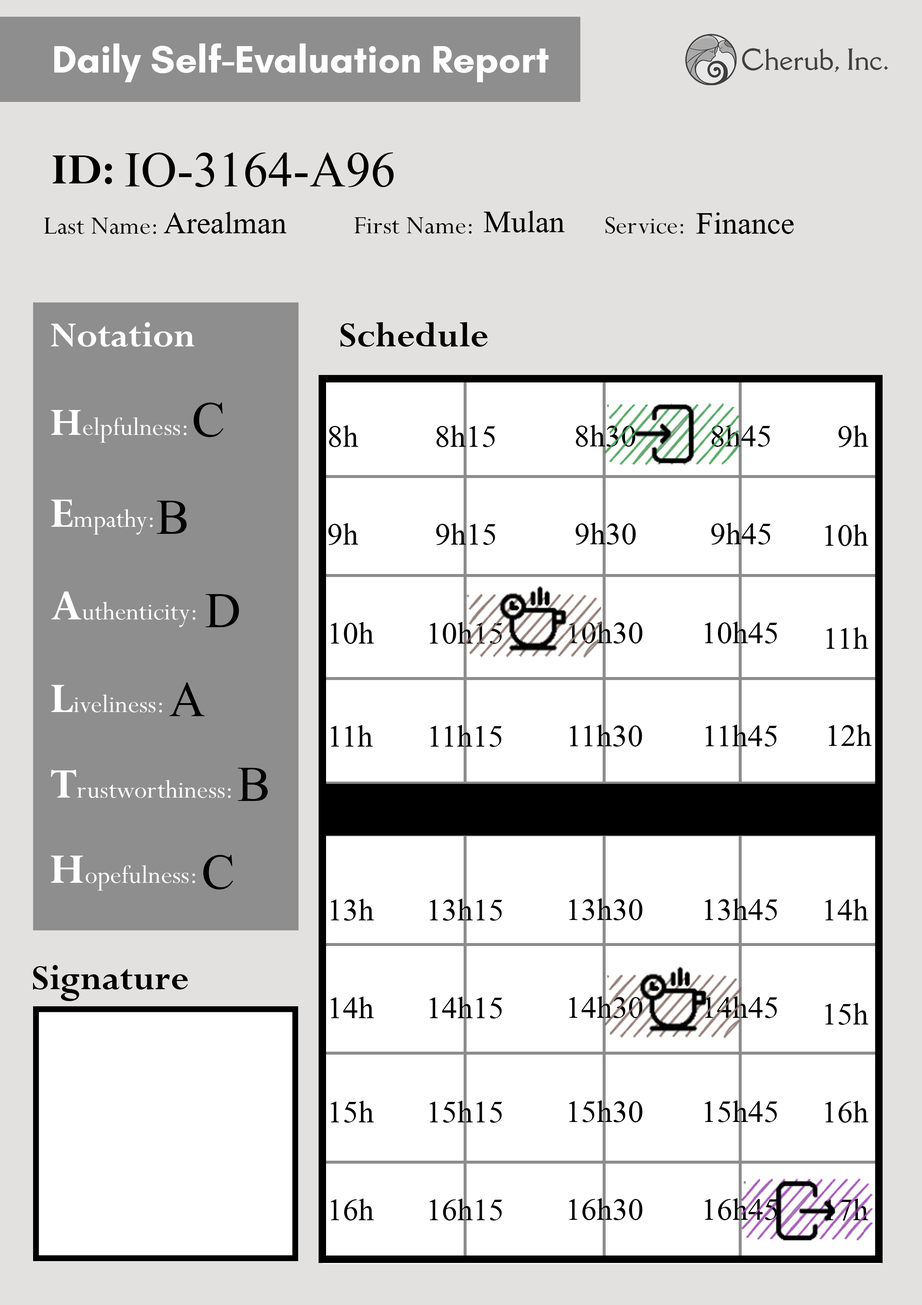
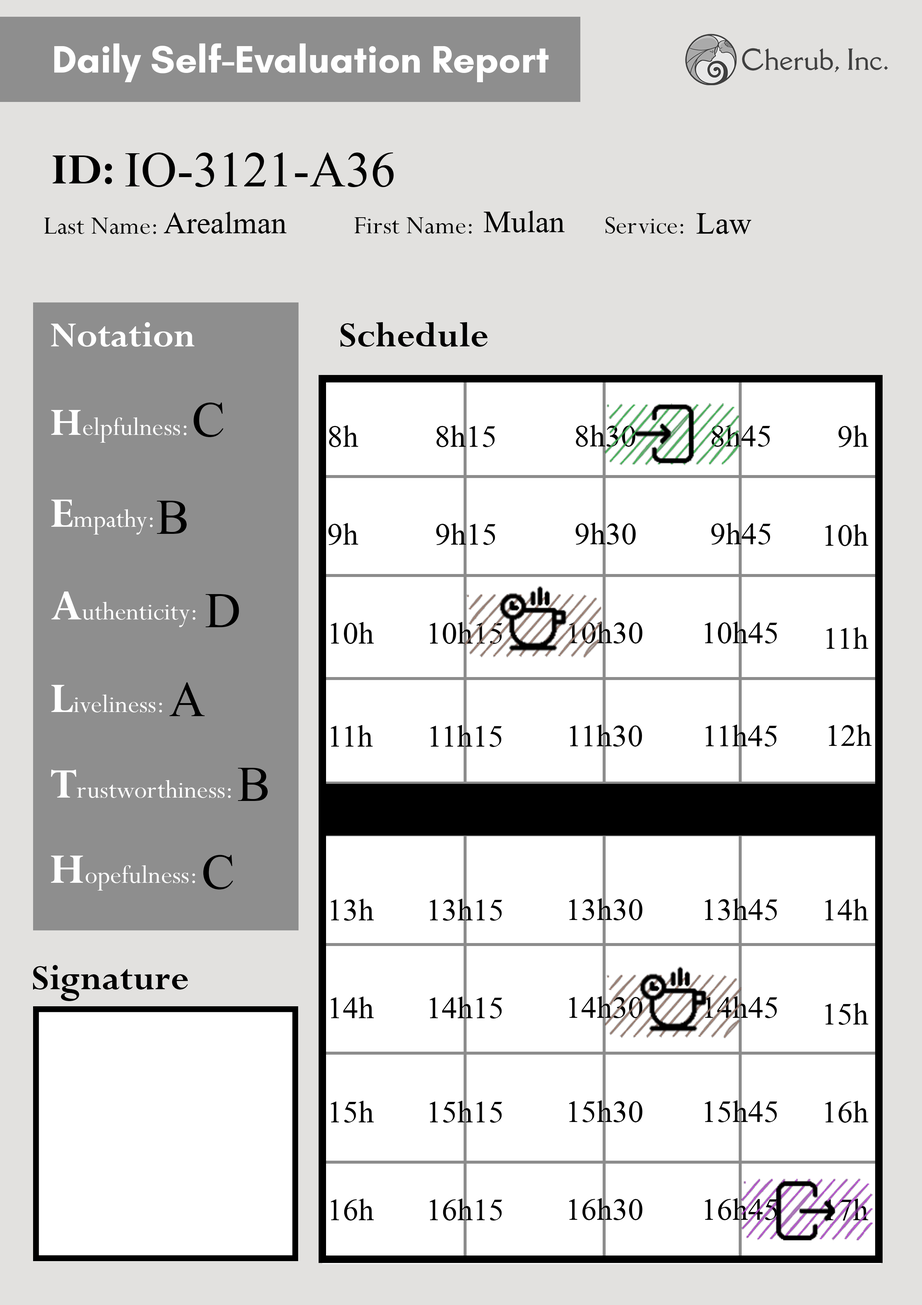
Two versions of the same layered image (922px x 1305px). Layer-by-layer changes:
renamed "Finance" to "Law", painted on it over [696, 212, 795, 234]
renamed "IO-3164-A96" to "IO-3121-A36", painted on it over [243, 152, 369, 188]
